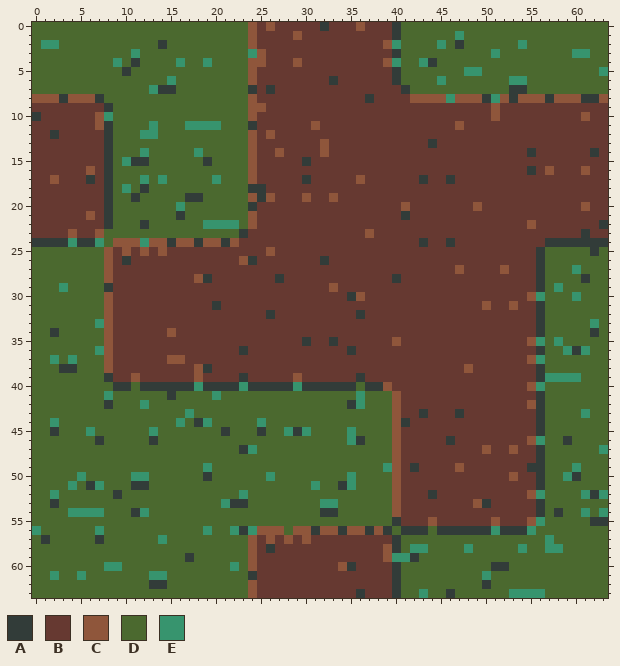
Pixel-art sprite -- assets/atlas/16x16-dirtgrass.png. The first picture shows the starting point.
The file is 64x64 pixels.
Palette (. is transparent): A #323c39  B #663931  C #8f563b  D #4b692f  E #37946e
Pixels before, first column x 0:
 0 DDDDDDDDDDDDDDDDDDDDDDDDCBCBBBBBABBBCBBBADDDDDDDDDDDDDDDDDDDDDDD
 1 DDDDDDDDDDDDDDDDDDDDDDDDCBBBBCBBBBBBBBBBADDDDDDEDDDDDDDDDDDDDDDD
 2 DEEDDDDDDDDDDDADDDDDDDDDCBBBBBBBBBBBBBBCEDDDDEDADDDDDDEDDDDDDDDD
 3 DDDDDDDDDDDEDDDDDDDDDDDDECBBBBBBBBBBBBBBADDDDDDDDDDEDDDDDDDDEEDD
 4 DDDDDDDDDEDADDDDEDDEDDDDCCBBBCBBBBBBBBBCEDDEADDDDDDDDDDDDDDDDDDD
 5 DDDDDDDDDDADDDDDDDDDDDDDCBBBBBBBBBBBBBBBADDDDDDDEEDDDDDDDDDDDDDE
 6 DDDDDDDDDDDDDDDEDDDDDDDDCBBBBBBBBABBBBBBADDDDEDDDDDDDEEDDDDDDDDD
 7 DDDDDDDDDDDDDEAADDDDDDDDABABBBBBBBBBBBBBBADDDDDDDDDDDAADDDDDDDDD
 8 CCCACCCADDDDDDDDDDDDDDDDCBBBBBBBBBBBBABBBBCCCCECCCAECACCCACCCAAC
 9 BBBBBBBBADDDDDDDDDDDDDDDCCBBBBBBBBBBBBBBBBBBBBBBBBBCBBBBBBBBBBBB
10 ABBBBBBCEDDDDDDDDDDDDDDDCBBBBBBBBBBBBBBBBBBBBBBBBBBCBBBBBBBBBCBB
11 BBBBBBBCADDDDEDDDEEEEDDDABBBBBBCBBBBBBBBBBBBBBBCBBBBBBBBBBBBBBBB
12 BBABBBBBADDDEEDDDDDDDDDDCBCBBBBBBBBBBBBBBBBBBBBBBBBBBBBBBBBBBBBB
13 BBBBBBBBADDDDDDDDDDDDDDDCBBBBBBBCBBBBBBBBBBBABBBBBBBBBBBBBBBBBBB
14 BBBBBBBBADDDEDDDDDEDDDDDCBBCBBBBCBBBBBBBBBBBBBBBBBBBBBBABBBBBBAB
15 BBBBBBBBADEAADDDDDDADDDDCBBBBBABBBBBBBBBBBBBBBBBBBBBBBBBBBBBBBBB
16 BBBBBBCBADDDDDDDDDDDDDDDCBBBBBBBBBBBBBBBBBBBBBBBBBBBBBBABCBBBCBB
17 BBCBBBABADDDEDEDDDDDEDDDCBBBBBABBBBBCBBBBBBABBABBBBBBBBBBBBBBBBB
18 BBBBBBBBADEDADDDDDDDDDDDAABBBBBBBBBBBBBBBBBBBBBBBBBBBBBBBBBBBBBB
19 BBBBBBBBADDADDDDDAADDDDDCACBBBCBBCBBBBBBBBBBBBBBBBBBBBBBBBBBBBBB
20 BBBBBBBBADDDDDDDEDDDDDDDABBBBBBBBBBBBBBBBCBBBBBBBCBBBBBBBBBBBCBB
21 BBBBBBCBADDDDDDDADDDDDDDCBBBBBBBBBBBBBBBBABBBBBBBBBBBBBBBBBBBBBB
22 BBBBBBBBADDDADDDDDDEEEEDCBBBBBBBBBBBBBBBBBBBBBBBBBBBBBBCBBBBBBBA
23 BBBBCBBCDDDDDDDDDDDDDDDABBBBBBBBBBBBBCBBBBBBBBBBBBBBBBBBBBBBBABB
24 AAAAEAAEDCCCECCACCACCACBBBBBBBBBBBBBBBBBBBBABBABBBBBBBBBBAAAAAAA
25 DDDDDDDDCBCBCBCBBBBBBBBBBBCBBBBBBBBBBBBBBBBBBBBBBBBBBBBBADDDDDAD
26 DDDDDDDDCBABBBBBBBBBBBBCABBBBBBBABBBBBBBBBBBBBBBBBBBBBBBADDDDDDD
27 DDDDDDDDCBBBBBBBBBBBBBBBBBBBBBBBBBBBBBBBBBBBBBBCBBBBCBBBADDDEDDD
28 DDDDDDDDCBBBBBBBBBCABBBBBBBABBBBBBBBBBBBABBBBBBBBBBBBBBBADDDDADD
29 DDDEDDDDABBBBBBBBBBBBBBBBBBBBBBBBCBBBBBBBBBBBBBBBBBBBBBBADEDDDDD
30 DDDDDDDDCBBBBBBBBBBBBBBBBBBBBBBBBBBACBBBBBBBBBBBBBBBBBBCEDDDEDDD
31 DDDDDDDDCBBBBBBBBBBBABBBBBBBBBBBBBBBBBBBBBBBBBBBBBCBBCBBADDDDDDD
32 DDDDDDDDCBBBBBBBBBBBBBBBBBABBBBBBBBBABBBBBBBBBBBBBBBBBBBADDDDDDD
33 DDDDDDDECBBBBBBBBBBBBBBBBBBBBBBBBBBBBBBBBBBBBBBBBBBBBBBBADDDDDED
34 DDADDDDDCBBBBBBCBBBBBBBBBBBBBBBBBBBBBBBBBBBBBBBBBBBBBBBBADDDDDAD
35 DDDDDDDDCBBBBBBBBBBBBBBBBBBBBBABBABBBBBBCBBBBBBBBBBBBBBCEDEDDDDD
36 DDDDDDDECBBBBBBBBBBBBBBABBBBBBBBBBBABBBBBBBBBBBBBBBBBBBBADDEAEDD
37 DDEDEDDDCBBBBBBCCBBBBBBBBBBBBBBBBBBBBBBBBBBBBBBBBBBBBBBCEDDDDDDD
38 DDDAADDDCBBBBBBBBBCABBBBBBBBBBBBBBBBBBBBBBBBBBBBCBBBBBBBADDDDDDD
39 DDDDDDDDABBCBBBBBBCBBBBABBBBBCBBBBBBABBBBBBBBBBBBBBBBBBBAEEEEDDD
40 DDDDDDDDDAADAAAAAAEAAAAEAAAAAEAAAAAADAACBBBBBBBBBBBBBBBCEDDDDDDD
41 DDDDDDDDEDDDDDDADDDDEDDDDDDDDDDDDDDDEDDDCBBBBBBBBBBBBBBBADDDDDDD
42 DDDDDDDDADDDEDDDDDDDDDDDDDDDDDDDDDDAEDDDCBBBBBBBBBBBBBBCADDDDDDD
43 DDDDDDDDDDDDDDDDDEDDDDDDDDDDDDDDDDDDDDDDCBBABBBABBBBBBBBADDDDEDD
44 DDEDDDDDDDDDDDDDEDAEDDDDDEDDDDDDDDDDDDDDCABBBBBBBBBBBBBBADDDDDDD
45 DDADDDEDDDDDDEDDDDDDDADDDADDEAEDDDDEDDDDCBBBBBBBBBBBBBBBADDDDDDD
46 DDDDDDDADDDDDADDDDDDDDDDDDDDDDDDDDDEADDDCBBBBBABBBBBBBBCEDDADDDD
47 DDDDDDDDDDDDDDDDDDDDDDDAEDDDDDDDDDDDDDDDCBBBBBBBBBCBBCBBADDDDDDE
48 DDDDDDDDDDDDDDDDDDDDDDDDDDDDDDDDDDDDDDDDCBBBBBBBBBBBBBBBADDDDDDD
49 DDDDDDDDDDDDDDDDDDDEDDDDDDDDDDDDDDDDDDDECBABBBBCBBBBBBBAADDDEDDD
50 DDDDDEDDDDDEEDDDDDDADDDDDDEDDDDDDDDEDDDDCBBBBBBBBBBBBCBBADDEADDD
51 DDDDEDAEDDDAADDDDDDDDDDDDDDDDDDEDDAEDDDDCBBBBBBBBBBBBBBBADDDDDDD
52 DDEDDDDDDADDDDDDDDDDDDDEDDDDDDDDDDDDDDDDCBBBABBBBBBBBBBCEDDDDEAE
53 DDADDDDDDDDDDDDDDDDDDEAADDDDDDDDEEDDDDDDCBBBBBBBBCABBBBBADDDDDDD
54 DDDDEEEEDDDAEDDDDDDDDDDDDDDDDDDDAADDDDDDCBBBBBBBBBBBBBBBADADDEDE
55 DDDDDDDDDDDDDDDDDDDDDDDDDDDDDDDDDDDDDDDDABBBCBBBBBBCBBBCEDDDDDAA
56 EDDDDDDEDDDDDDDDDDDEDDEAECCCDCCACCACCACADAAADAAAAAAEAAAEDDDDDDDD
57 DADDDDDADDDDDDEDDDDDDDDDCBCBCBCBBBBBBBBBADDDDDDDDDDDDDDDDEDDDDDD
58 DDDDDDDDDDDDDDDDDDDDDDDDCBABBBBBBBBBBBBCADEEDDDDEDDDDDEDDEEDDDDD
59 DDDDDDDDDDDDDDDDDADDDDDDCBBBBBBBBBBBBBBCEEADDDDDDDDDDDDDDDDDDDDD
60 DDDDDDDDEEDDDDDDDDDDDDEDCBBBBBBBBBCABBBBADDDDDDDDDDAADDDDDDDDDDD
61 DDEDDEDDDDDDDEEDDDDDDDDDABBBBBBBBBBBBBBBADDDDDDDDDEDDDDDDDDDDDDD
62 DDDDDDDDDDDDDAADDDDDDDDDCBBBBBBBBBBBBBBBADDDDDDDDDADDDDDDDDDDDDD
63 DDDDDDDDDDDDDDDDDDDDDDDDCBBBBBBBBBBBABBBADDEDDADDDDDDEEEEDDDDDDD
After:
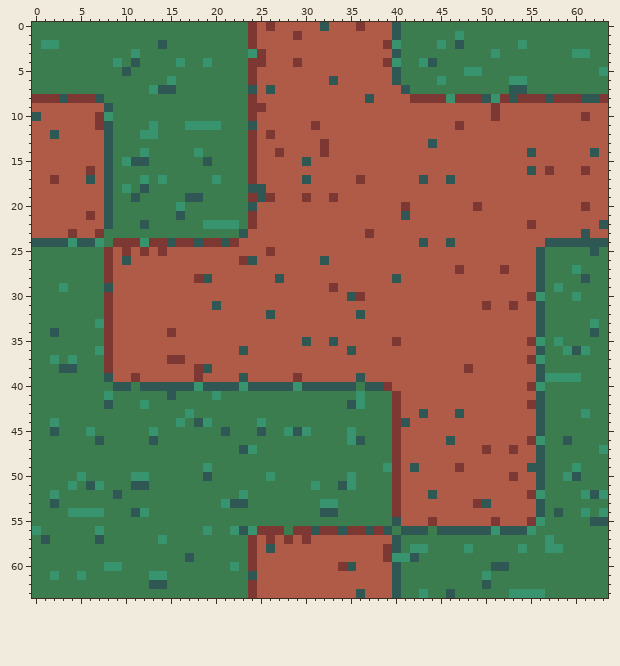
Changes in this commit:
colour A: #323c39 -> #2f5753
colour B: #663931 -> #b05b47
colour C: #8f563b -> #7d3833
colour D: #4b692f -> #3b7d4f
